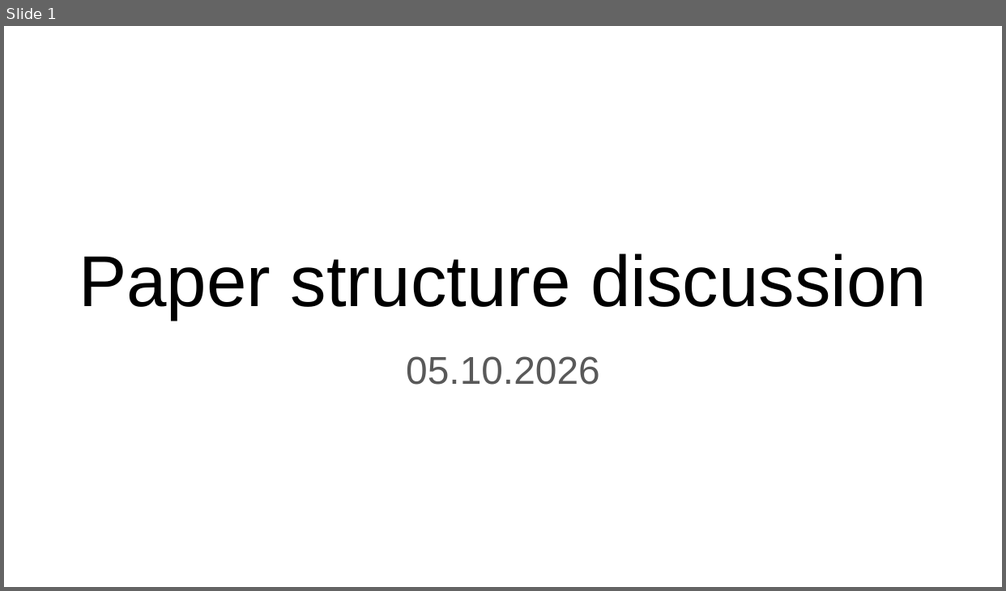
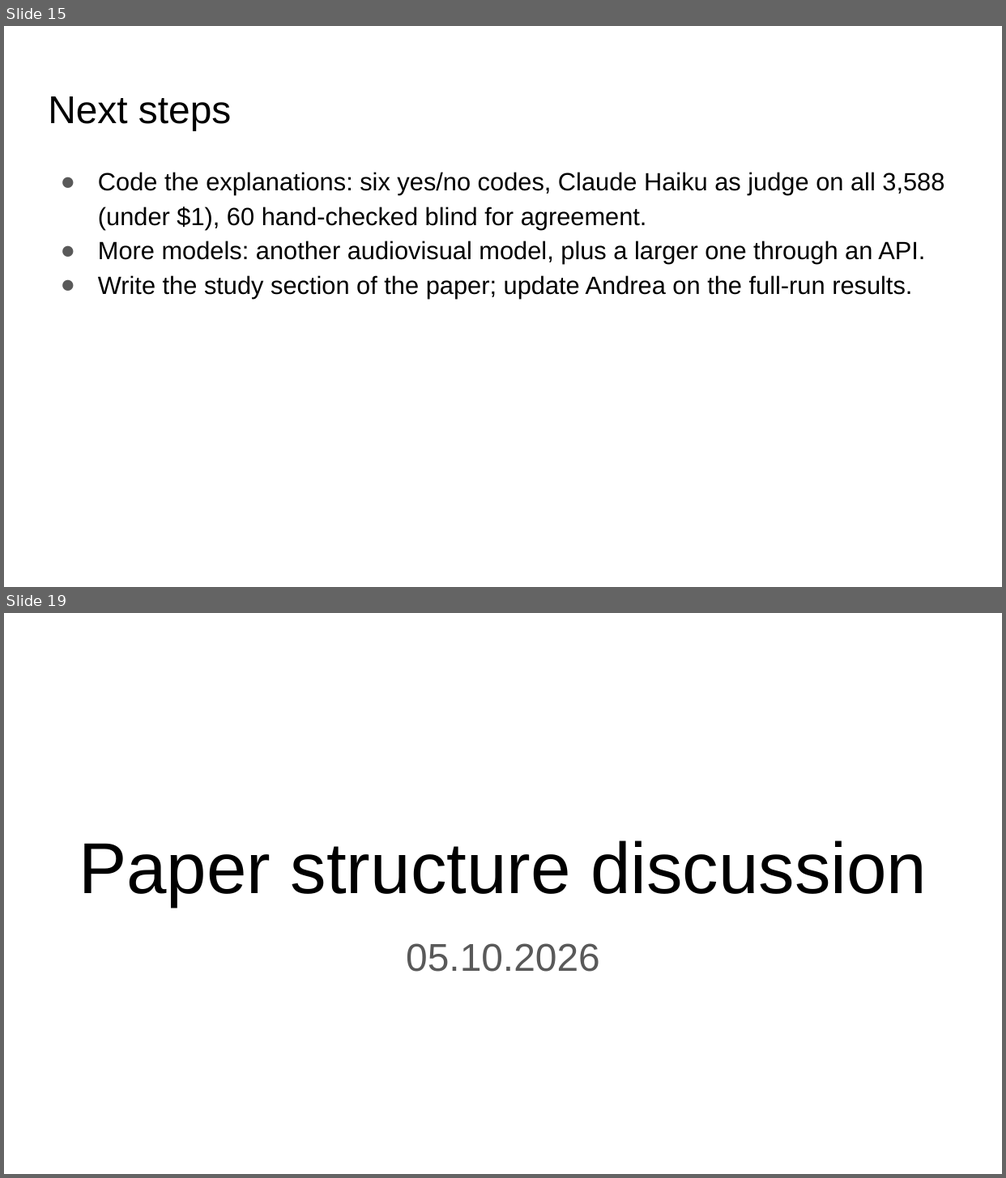
Before and after one commit to seriozh1/ai-alignment-demands-emotions, a slide deck: files/AI Alignemnt Emotions all slides.pptx. Shown one above the other, each under a label of ours: slide 1 before the commit, slides 15 and 19 after it; the slides between them are not shown. The pictures are 1006x591 and 1006x1178 pixels, drawn with LibreOffice and Linux fonts; fonts in the diff are those of the drawing. Boxes give left, top, right and bottom in pixels: in the first picture for what was removed or moved away, otherwise in the second. Text is boxed around its words. In the diff, an @@ line names an element or a change of style, - is before the commit and + after.

Commit message:
Experiment 6, full run

```diff
--- a/files/AI Alignemnt Emotions all slides.pptx
+++ b/files/AI Alignemnt Emotions all slides.pptx
@@ slide 15 added at [4, 26, 1002, 587], background #FFFFFF @@
@@ title added at [48, 96, 231, 130], 28 pt, text #000000 @@
+Next steps
@@ text added at [98, 172, 944, 298], 18 pt, text #000000 @@
+● Code the explanations: six yes/no codes, Claude Haiku as judge on all 3,588 (under $1), 60 hand-checked blind for agreement.
+● More models: another audiovisual model, plus a larger one through an API.
+● Write the study section of the paper; update Andrea on the full-run results.
@@ what was slide 1 is now slide 19 @@
```
Also in this commit, not shown: 17 other slides added, 17 other files.
